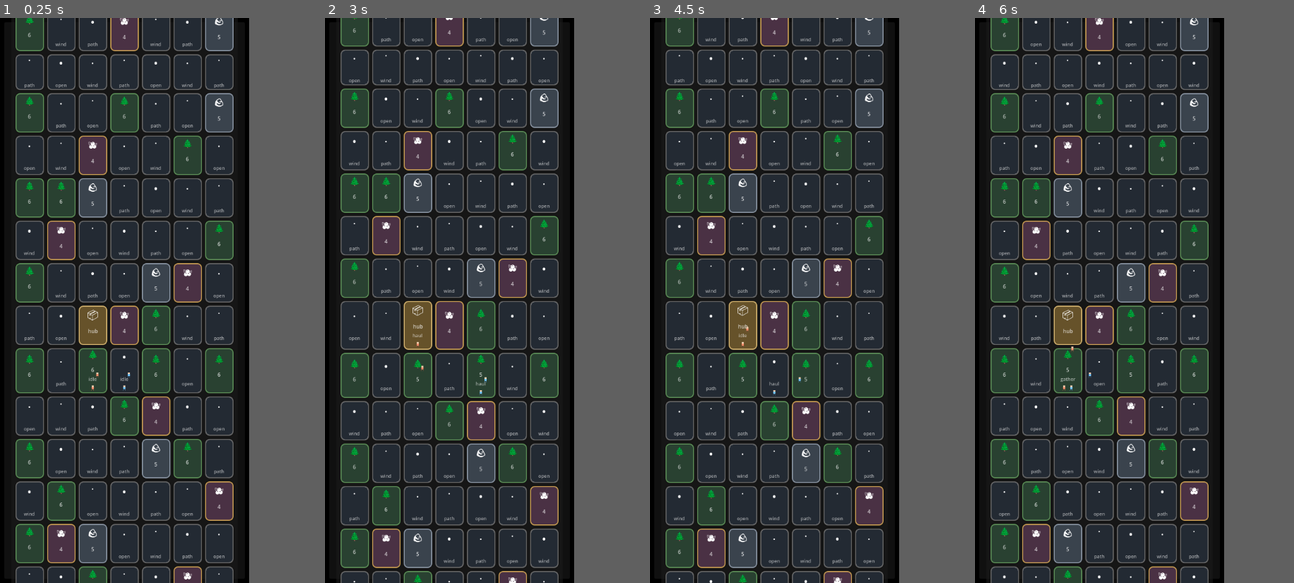
Above: before the commit, frames 1-4 (left to right).
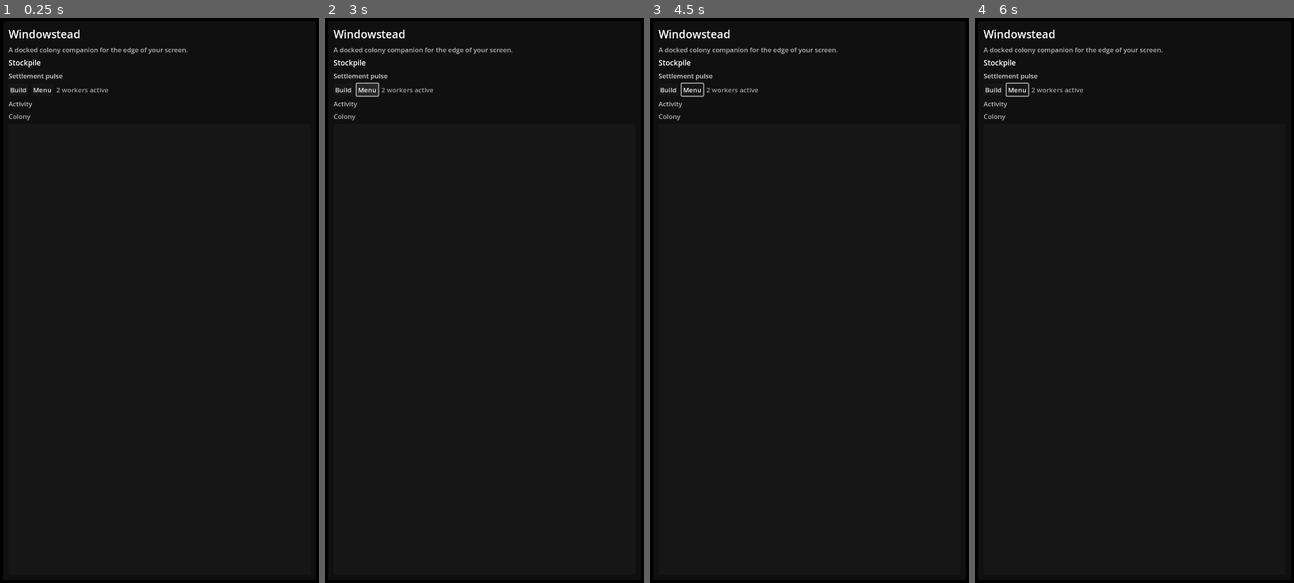
Above: after the commit, the same moments.

Repository: misospace/windowstead
Game: Godot game, scene res://scenes/main.tscn
Same seed, same stepped clock (60 frames per second), same inputs: the game is played once before the commit and once after it.
Inputs (mouse positions are in pixels of both pictures, inside the frame that each line leads up to):
- Up to frame 1 (0.25 s): no input
- Up to frame 2 (3 s): click (340, 91) at 0.5 s, where only the run after the commit has a clickable "Build"; click (340, 91) at 1.25 s, where only the run after the commit has a clickable "Build"; click (340, 91) at 2 s, where only the run after the commit has a clickable "Build"; click (356, 91) at 2.75 s, where only the run after the commit has a clickable "Menu"
- Up to frame 3 (4.5 s): move the mouse to (828, 272) at 3.52 s; click (828, 272) at 3.67 s; move the mouse to (723, 328) at 4.27 s; click (723, 328) at 4.42 s
- Up to frame 4 (6 s): move the mouse to (1124, 176) at 5.02 s; click (1124, 176) at 5.17 s; move the mouse to (1086, 413) at 5.77 s; click (1086, 413) at 5.92 s
In our replay, the window is 353x800 before the commit and 452x800 after it. These sizes can differ from the game's own. Grey fills any space a smaller window leaves; there, only what the larger window draws over its background counts as a difference.

The runs differ from the first frame. In frame 1, 58% of the frame differs, in the area x 2-74%, y 0-100%; in frame 2, 58%; in frame 3, 58%; in frame 4, 58%.
Error after the commit: Parse Error: Identifier "ClipChildren" not declared in the current scope. (res://scripts/main.gd:255)

Commit message:
fix: prevent tiles from stretching vertically in world grid (issue #53)

Diff:
--- a/scripts/main.gd
+++ b/scripts/main.gd
@@ -252,6 +252,7 @@
 		var tile_panel := PanelContainer.new()
 		tile_panel.custom_minimum_size = tile_size
 		tile_panel.mouse_filter = Control.MOUSE_FILTER_STOP
+		tile_panel.clip_children = ClipChildren.ALWAYS
 		world_grid.add_child(tile_panel)
 		tile_panel.mouse_entered.connect(func() -> void:
 			hover_tile_index = tile_index
@@ -272,7 +273,7 @@
 		var box := VBoxContainer.new()
 		box.alignment = BoxContainer.ALIGNMENT_CENTER
 		box.size_flags_horizontal = Control.SIZE_EXPAND_FILL
-		box.size_flags_vertical = Control.SIZE_EXPAND_FILL
+		box.size_flags_vertical = Control.SIZE_SHRINK_END
 		tile_panel.add_child(box)
 
 		var icon_label := Label.new()
